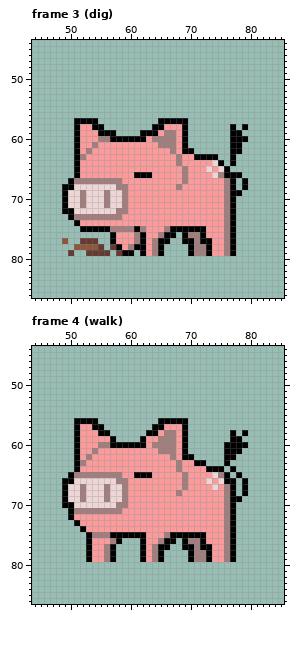
A pixel-art file gets an edit: assets/sprites/pig_animation.aseprite. That is the earlier state.
128x128 pixels, 11 frames. Shown: frame 3 (dig): x 44..85, y 44..86; frame 4 (walk): x 44..85, y 44..86. The commit also changed other frames, which this record leaves out.
Once edited:
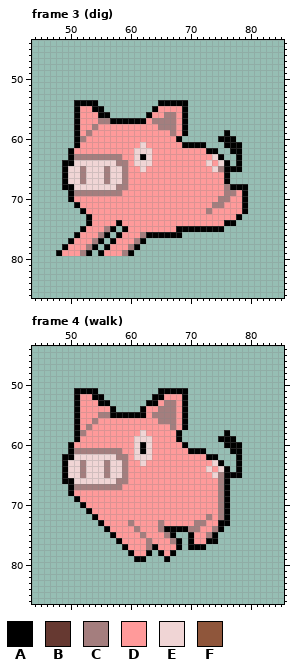
Palette (. is transparent): A #000000  B #663931  C #a47e7e  D #ff9a9a  E #f0d5d5  F #8f563b
From old to new:
layer "walk" now shown
layer "dig2" now hidden
Changed rows in their new state; - is an unchanged pixel.
Frame 3 (dig):
first column x 48:
54 ---AAAA----------AAAAA----------
55 ---ADDAA--------ADDDDA----------
56 ---ADDDAA------ADDCCDA----------
57 ----DDDCCAAAAAADCCCCD-----------
58 ------CDDDDDDDDDDCCC---------.-.
59 -----C-DDDDDDDDDD-D---------A..-
60 ----C--DDDDDDDD-DDDDA.-----AA-..
61 ------D-------E--DDD--AAA---A---
62 --AD-D-------EEE---D-DDDDAA-----
63 --AC-CCCCCC--EAE----D--DDDEA-.A-
64 -AAEEEEEEECC-EEE----D----EDEA.A-
65 -AEECEEECEEC--E------D---DEC-AA-
66 -AEECEEECEEC-DDD-----D----DD-..-
67 -AEE-EEE-EEC---------D------A.-.
68 --------------------D---------A-
69 -.AC-CCC-CCD-----------------CDA
70 -.ADDDDDDDDD---------------C-DDA
71 -..ADDDDDDDD--------------CCDDDA
72 -...ADDDDDDD-------------C--DDDA
73 --...ADDDDD-----------------DDA-
74 ---..A----A-----------------A---
75 -----DDDCA.ADDD---DD-----AAA..--
76 ---ADDDCA.A--DCAAA--A.........--
77 -.ADDDCA-------....--.........--
78 -ADDDCA.ADD---....----........--
79 ADDDCA.ADDDC--....----........--
Frame 4 (walk):
first column x 49:
51 --AAAA----------AAAAA----------
52 --ADDAA--------AADDDA----------
53 --ADDDAA------AADCCDA----------
54 --ADDDDDA----ADDCCCDA----------
55 --ADDDCCAAAAAADCCCCDA----------
56 ---DDCDDDDDDDDDDCCCD-----------
57 ----CDDDDDDDDDDDD-C------------
58 ---C--DDDDDDDEDD-DDA.------A.-.
59 --------DDDDEEE-DDDA.-----AA-.-
60 -AD---DDDDDDE-EDDDD-----------.
61 -ACCC-CCCC--EAE-DDD-DAAA---.---
62 AAEEEEEEECC-EEE---D-DDDDAA-..A-
63 AEE-EEECEEC--E-----D--DDDEA.-A-
64 AEECEEECEEC--------D----EDEA.A-
65 AEE-EEE-EEC-DDD-----D-------A--
66 --------------------D---D-C-.-.
67 .AC-CCC-CCD---------D----DCA.-.
68 .ADDDDDDDDD--------D------CA.-.
69 ..ADDDDDDDD---------------CA..-
70 ...ADDDDDDD---------------CA.--
71 -...ADDDDD----------------CA.--
72 -....A------------------C-CA.--
73 --....A----C----C-----CC--AA.--
74 ---....A----C---CAAAACC--CA..--
75 ----....-DDDDC-----..-DDCA...--
76 ----.....-DDDDC-DDCA.ADDAA...--
77 ----.....-ADDDCADDDA.-A-.....--
78 ----.....--ADDA.-DA--........--
79 ----.....---A-...A---........--
Changed places in both pictures, as pixel boxes (x1, y1, x2, y2):
changed: (56, 100, 248, 256)
changed: (62, 388, 248, 562)
